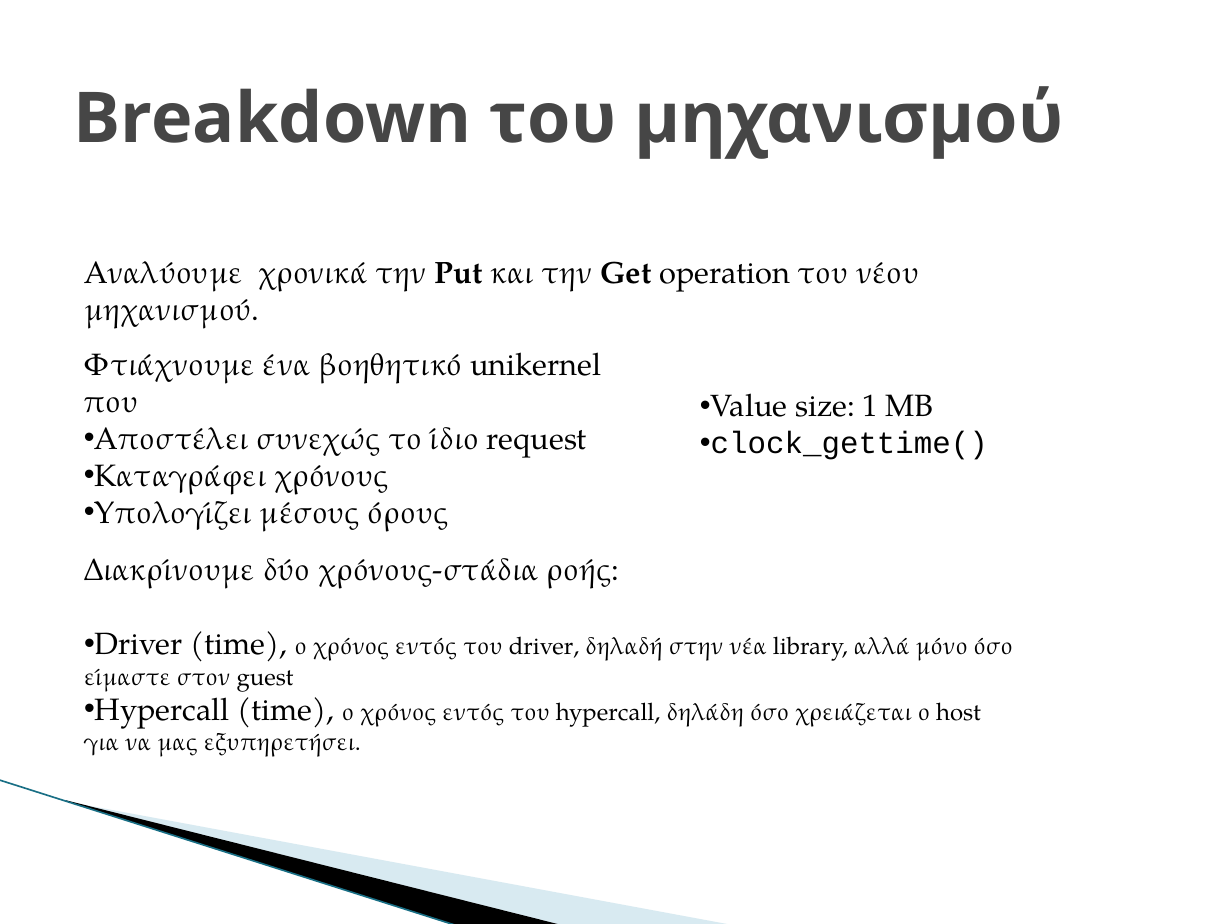
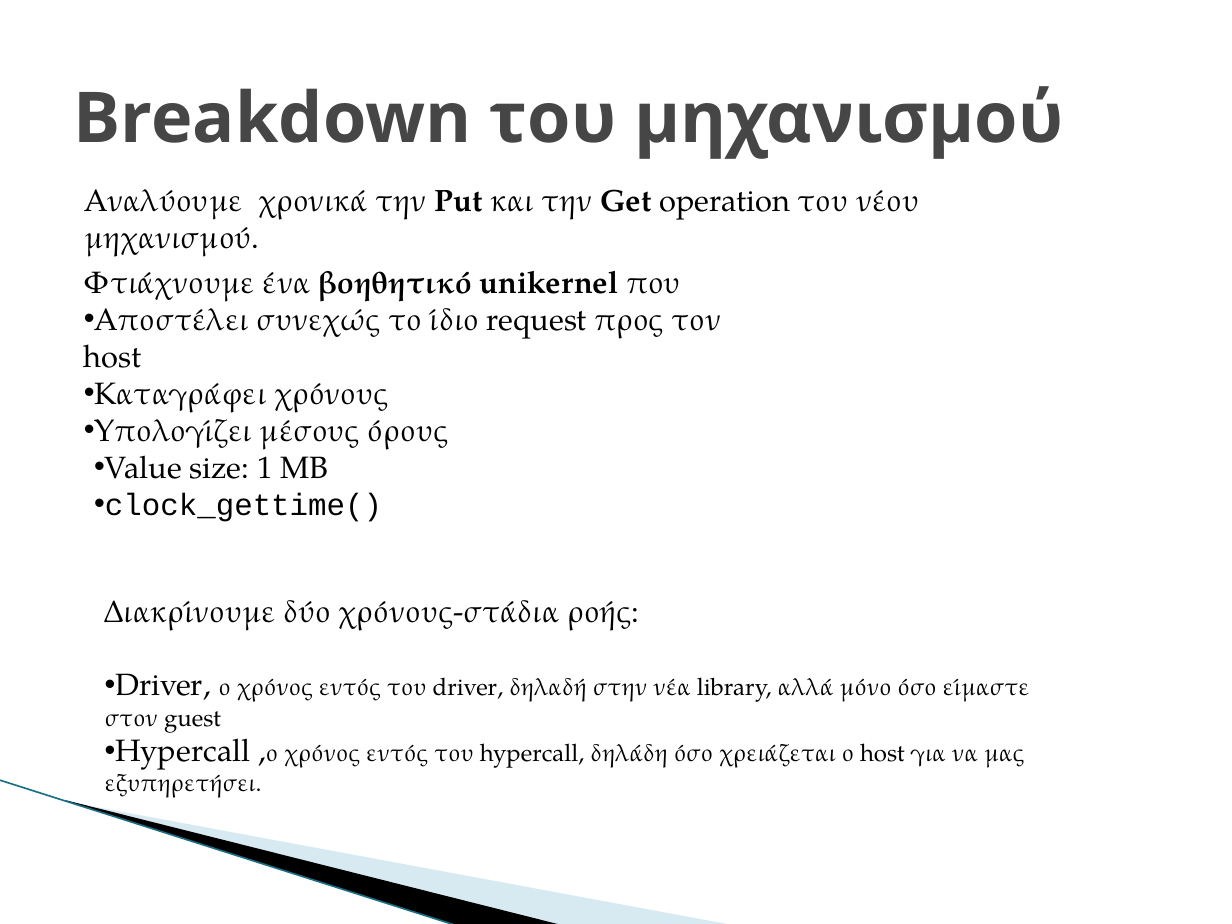
Before and after one commit to GiannhsAravantinos/ntua-diplwmatikh, a slide deck: slide 30 of paper/parousiasiDiplw.pptx. Drawn at 1232x924 pixels with LibreOffice and Linux fonts; fonts in the diff are those of the drawing; background and template pictures are left out. Boxes give left, top, right and bottom in pixels: in the first picture for what was removed or moved away, otherwise in the second. Text is boxed around its words. In the diff, an @@ line names an element or a change of style, - is before the commit and + after.

```diff
--- a/paper/parousiasiDiplw.pptx
+++ b/paper/parousiasiDiplw.pptx
@@ text "Αναλύουμε χρονικά την Put και ..." moved from (x1=84, y1=261, x2=919, y2=292) to (x1=84, y1=189, x2=919, y2=220) @@
@@ text "Φτιάχνουμε ένα βοηθητικό unikernel που" moved from (x1=84, y1=352, x2=601, y2=532) to (x1=84, y1=271, x2=722, y2=450) @@
@@ text at (x1=84, y1=298, x2=722, y2=368): text changed @@
-• Αποστέλει συνεχώς το ίδιο request
+• Αποστέλει συνεχώς το ίδιο request προς τον host
@@ text at (x1=84, y1=271, x2=681, y2=302): bold on in "βοηθητικό unikernel" @@
@@ text "Value size: 1 MB" rewrapped from (x1=711, y1=393, x2=988, y2=460) to (x1=105, y1=446, x2=382, y2=522) @@
@@ text "Διακρίνουμε δύο χρόνους-στάδια ροής:" moved from (x1=84, y1=558, x2=1013, y2=757) to (x1=105, y1=600, x2=1030, y2=798) @@
@@ text at (x1=105, y1=673, x2=1030, y2=798): text changed @@
-• Driver (time), ο χρόνος εντός του driver, δηλαδή στην νέα library, αλλά μόνο όσο είμαστε στον guest
-• Hypercall (time), ο χρόνος εντός του hypercall, δηλάδη όσο χρειάζεται ο host για να μας εξυπηρετήσει.
+• Driver, ο χρόνος εντός του driver, δηλαδή στην νέα library, αλλά μόνο όσο είμαστε στον guest
+• Hypercall ,ο χρόνος εντός του hypercall, δηλάδη όσο χρειάζεται ο host για να μας εξυπηρετήσει.
```
Also in this commit, not shown: 30 other slides changed.
